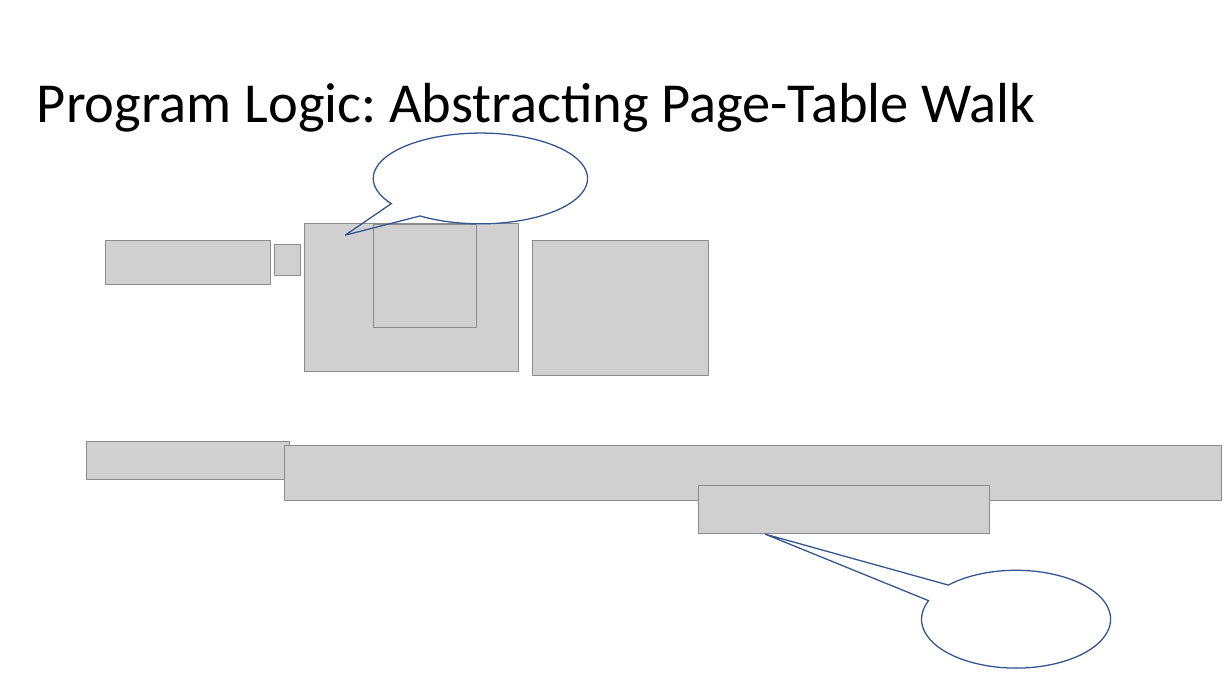
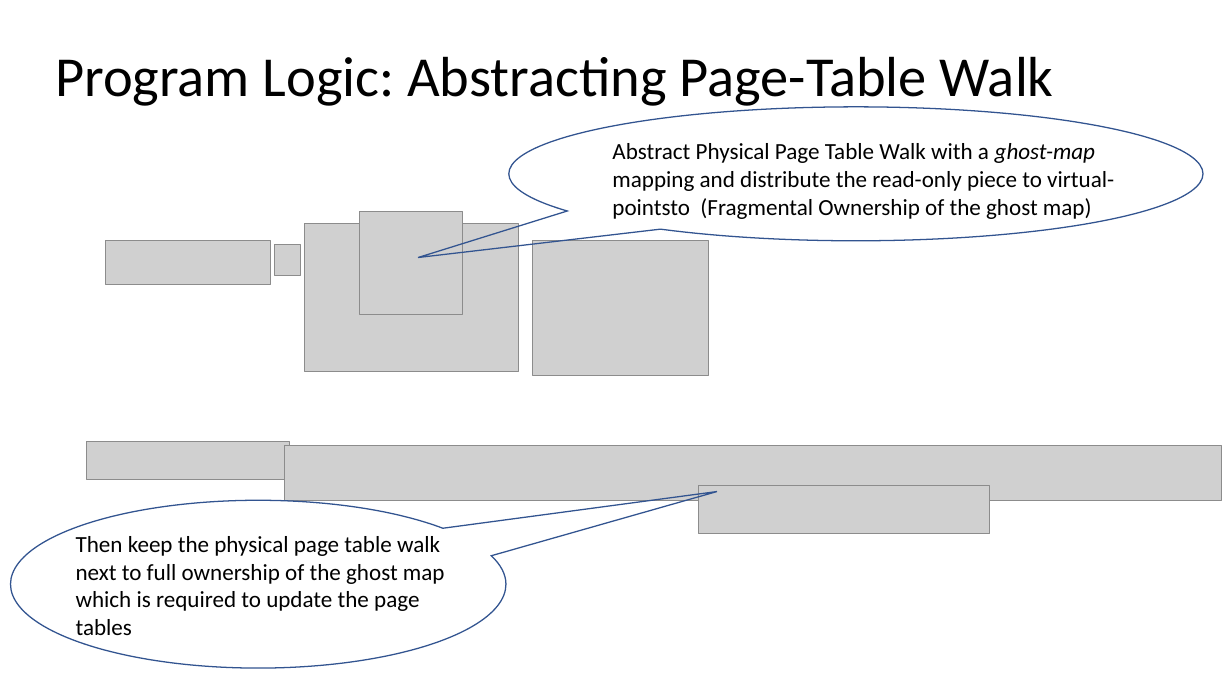
Before and after one commit to Contingent-Systems/vkern_paper, a slide deck: slide 8 of loca_virt_draft.pptx. Drawn at 1232x693 pixels with LibreOffice and Linux fonts; fonts in the diff are those of the drawing; grey boxes stand for pictures. Boxes give left, top, right and bottom in pixels: in the first picture for what was removed or moved away, otherwise in the second. Text is boxed around its words. In the diff, an @@ line names an element or a change of style, - is before the commit and + after.

```diff
--- a/loca_virt_draft.pptx
+++ b/loca_virt_draft.pptx
@@ title "Program Logic: Abstracting Page-Table Walk": place and size @@
-title "Program Logic: Abstracting Page-Table Walk" at (37, 82, 1036, 135)
+title "Program Logic: Abstracting Page-Table Walk" at (55, 56, 1054, 110)
@@ speech bubble: place and size @@
-speech bubble at (373, 133, 588, 224)
+speech bubble at (509, 107, 1203, 241)
@@ text added at (612, 143, 1114, 219), 18 pt, text #000000 @@
+Abstract Physical Page Table Walk with a ghost-map mapping and distribute the read-only piece to virtual-pointsto (Fragmental Ownership of the ghost map)
@@ picture: place and size @@
-picture at (373, 224, 477, 327)
+picture at (360, 212, 463, 315)
@@ speech bubble: place and size @@
-speech bubble at (921, 570, 1111, 668)
+speech bubble at (10, 500, 506, 668)
@@ speech bubble at (10, 500, 506, 668): proportions changed @@
@@ text added at (76, 536, 445, 642), 18 pt, text #000000 @@
+Then keep the physical page table walk next to full ownership of the ghost map which is required to update the page tables
```
Also in this commit, not shown: 1 other file.
